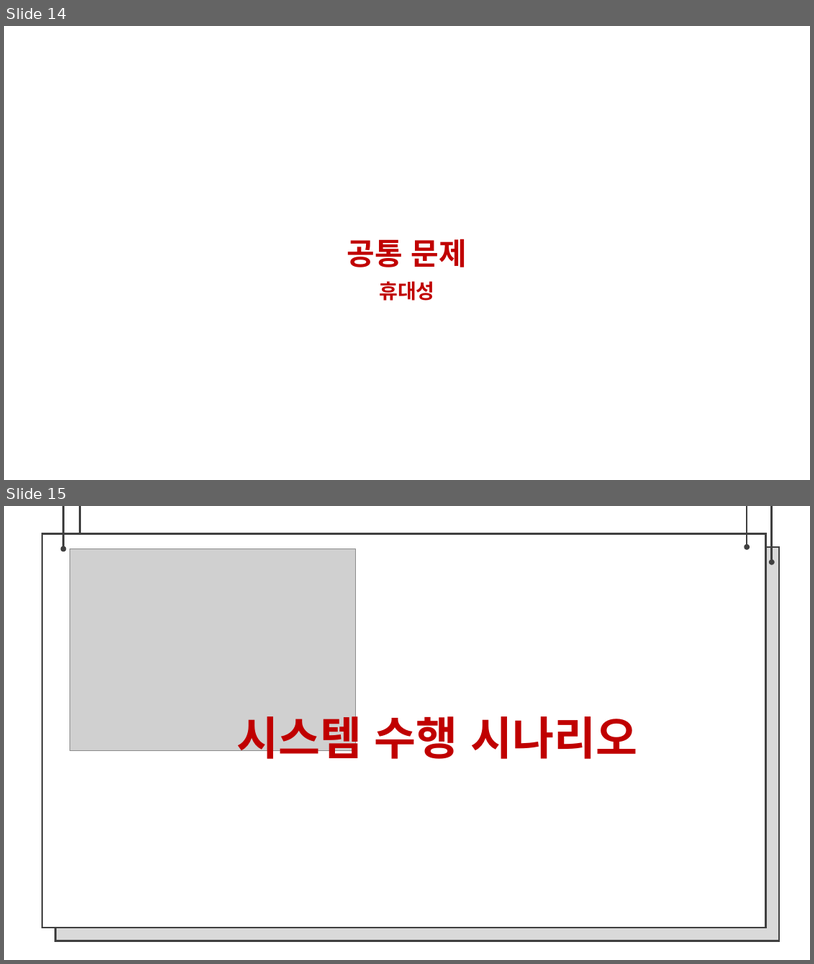
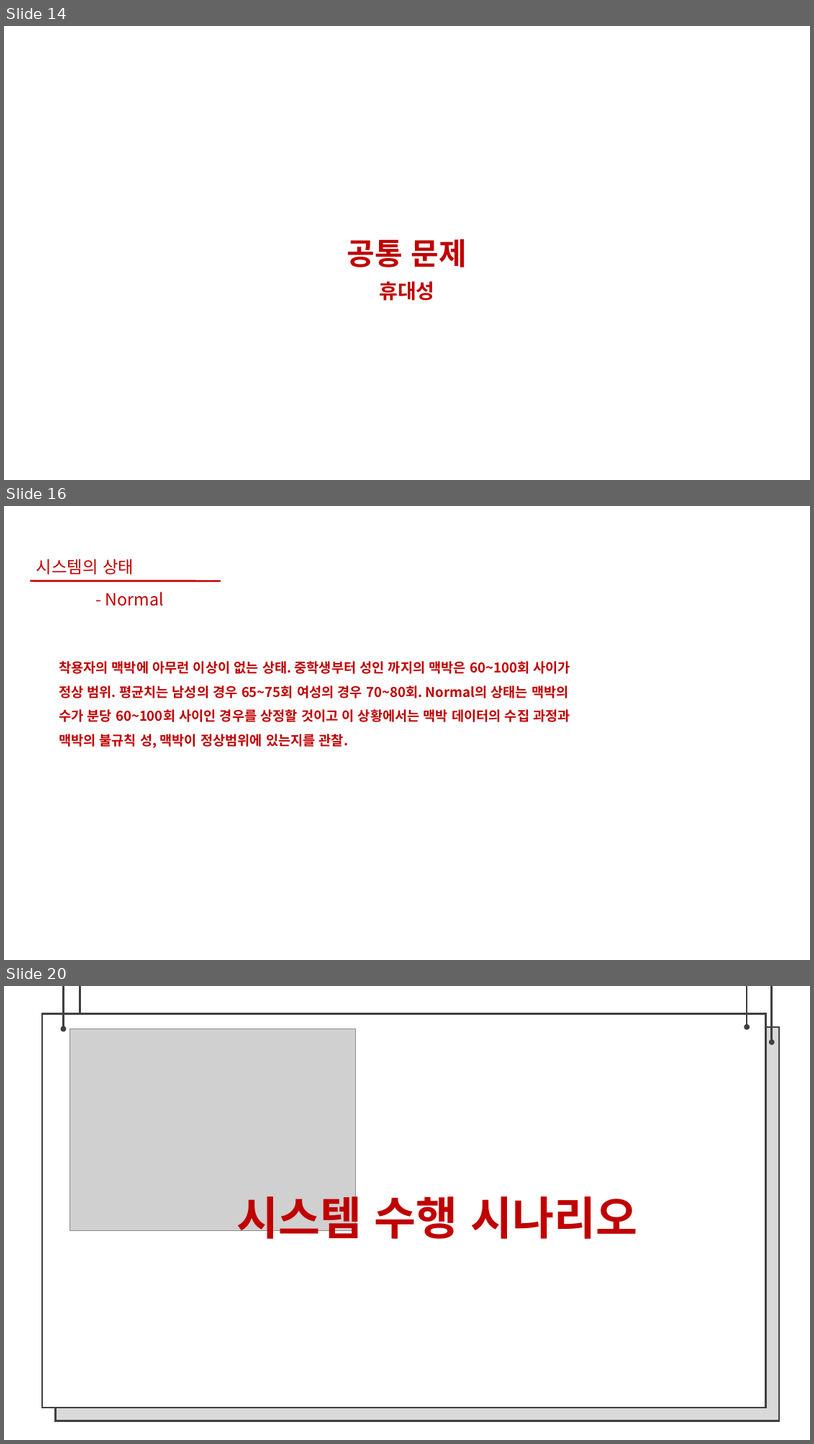
Before and after one commit to bajahoe/gitchana, a slide deck: 제안서 팀장 조동윤, 팀원 임종운.pptx. Shown one above the other, each under a label of ours: slides 14 and 15 before the commit, slides 14, 16 and 20 after it; the slides between them are not shown. The pictures are 814x964 and 814x1444 pixels, drawn with LibreOffice and Linux fonts; fonts in the diff are those of the drawing; grey boxes stand for pictures; background and template pictures are left out. Boxes give left, top, right and bottom in pixels: in the first picture for what was removed or moved away, otherwise in the second. Text is boxed around its words. In the diff, an @@ line names an element or a change of style, - is before the commit and + after.

Commit message:
ppt 내용 세부 수정
상태별 시나리오, 구성도 변경, 상태별 설명 추가

```diff
--- a/제안서 팀장 조동윤, 팀원 임종운.pptx
+++ b/제안서 팀장 조동윤, 팀원 임종운.pptx
@@ slide 16 added at bbox=[4, 506, 810, 960], background #FFFFFF @@
@@ text added at bbox=[36, 559, 134, 574], 20 pt, text #C00000 @@
+시스템의 상태
@@ line added from (30, 581) to (221, 581), #C00000 2.25 pt @@
@@ text added at bbox=[106, 592, 165, 606], 20 pt, text #C00000 @@
+- Normal
@@ text added at bbox=[59, 661, 570, 748], 16 pt, text #C00000, bold @@
+착용자의 맥박에 아무런 이상이 없는 상태. 중학생부터 성인 까지의 맥박은 60~100회 사이가 정상 범위. 평균치는 남성의 경우 65~75회 여성의 경우 70~80회. Normal의 상태는 맥박의 수가 분당 60~100회 사이인 경우를 상정할 것이고 이 상황에서는 맥박 데이터의 수집 과정과 맥박의 불규칙 성, 맥박이 정상범위에 있는지를 관찰.
@@ what was slide 15 is now slide 20 @@
```
Also in this commit, not shown: 4 slides changed, 9 other slides added.
